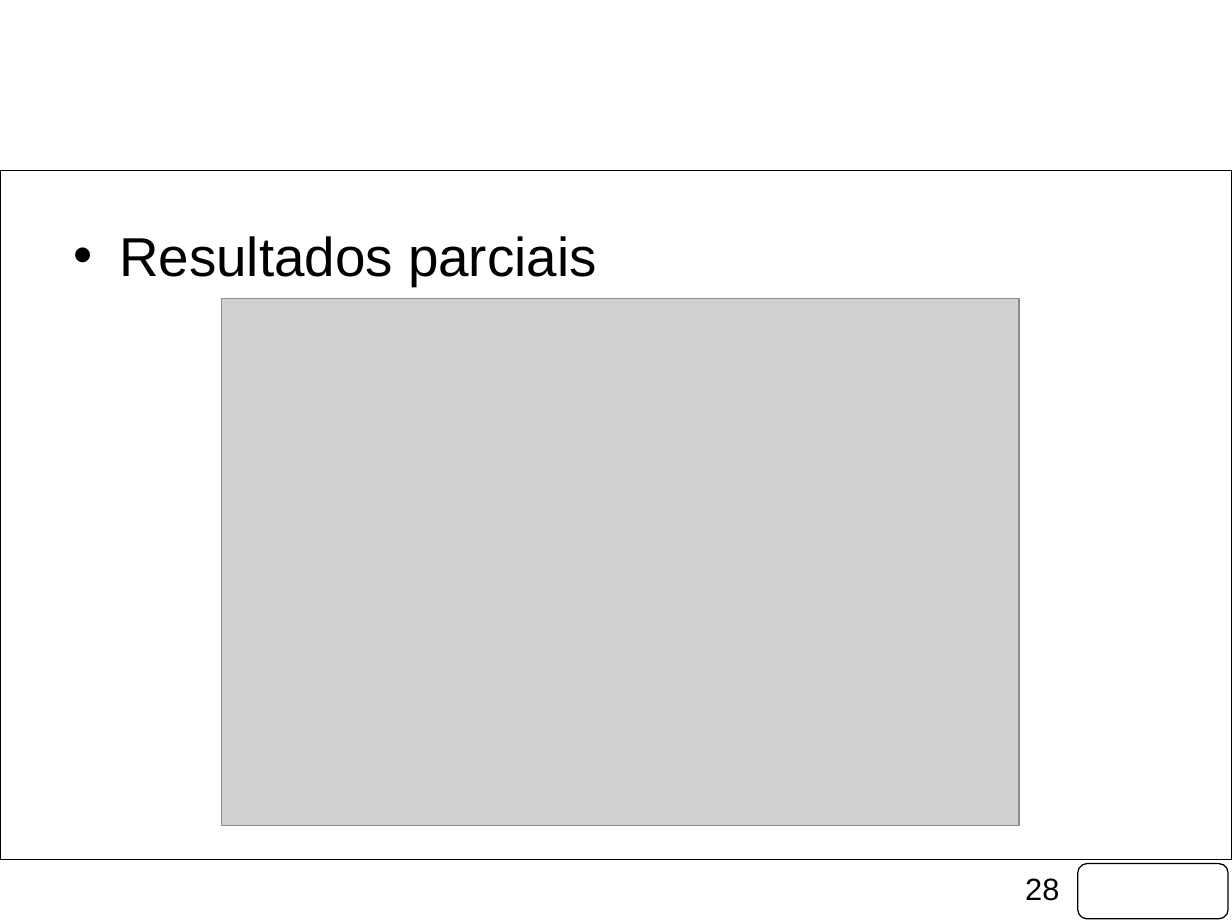
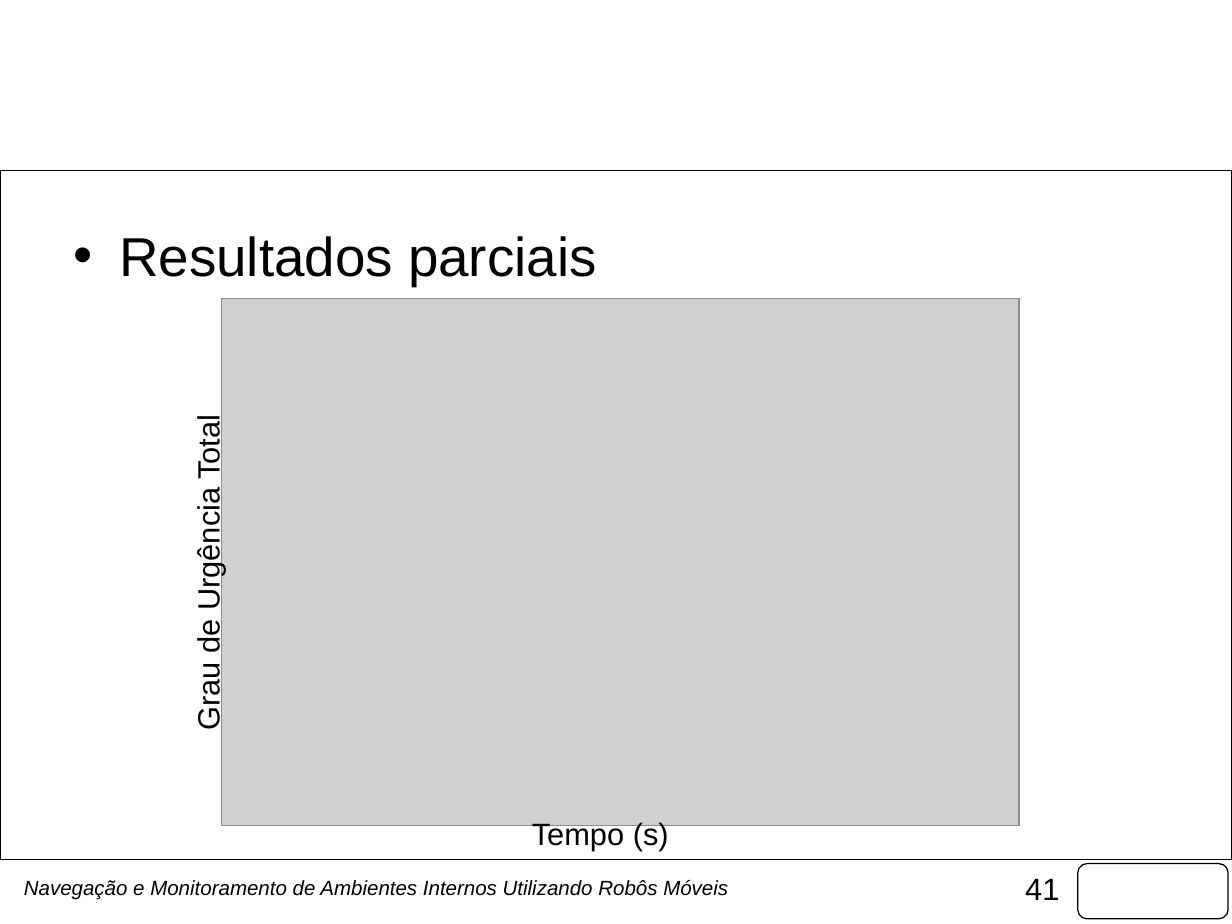
Before and after one commit to fongoses/robo2, a slide deck: slide 41 of documentos/Apresentação Março.pptx (slide 28 before the commit). Drawn at 1232x924 pixels with LibreOffice and Linux fonts; fonts in the diff are those of the drawing; grey boxes stand for pictures; background and template pictures are left out. Boxes give left, top, right and bottom in pixels: in the first picture for what was removed or moved away, otherwise in the second. Text is boxed around its words. In the diff, an @@ line names an element or a change of style, - is before the commit and + after.

```diff
--- a/documentos/Apresentação Março.pptx
+++ b/documentos/Apresentação Março.pptx
@@ text added at (192,420,226,728), 18 pt, text #000000 @@
+Grau de Urgência Total
@@ text added at (532,820,669,850), 18 pt, text #000000 @@
+Tempo (s)
@@ text added at (24,880,728,900), 12 pt, text #000000, italic @@
+Navegação e Monitoramento de Ambientes Internos Utilizando Robôs Móveis
@@ page number at (1025,878,1059,900): text changed @@
-28
+41
```
Also in this commit, not shown: 22 other slides changed, 26 slides added, 5 slides removed, 6 other files.
